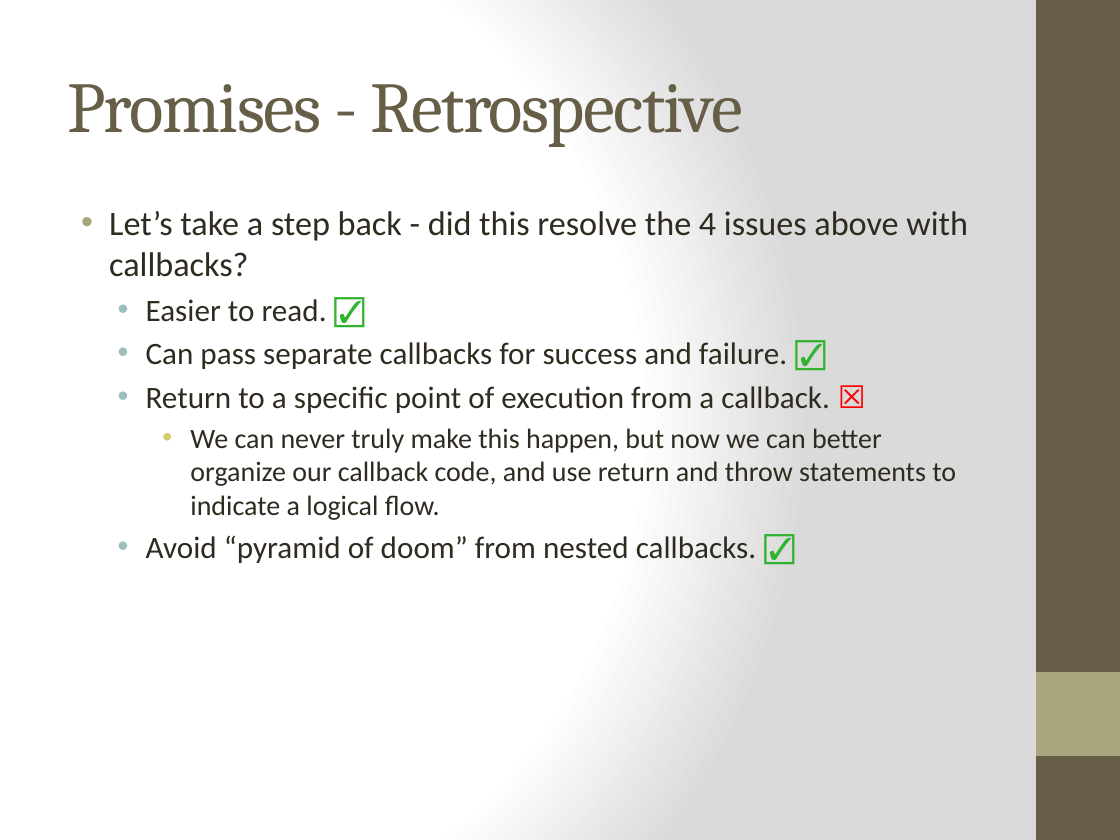
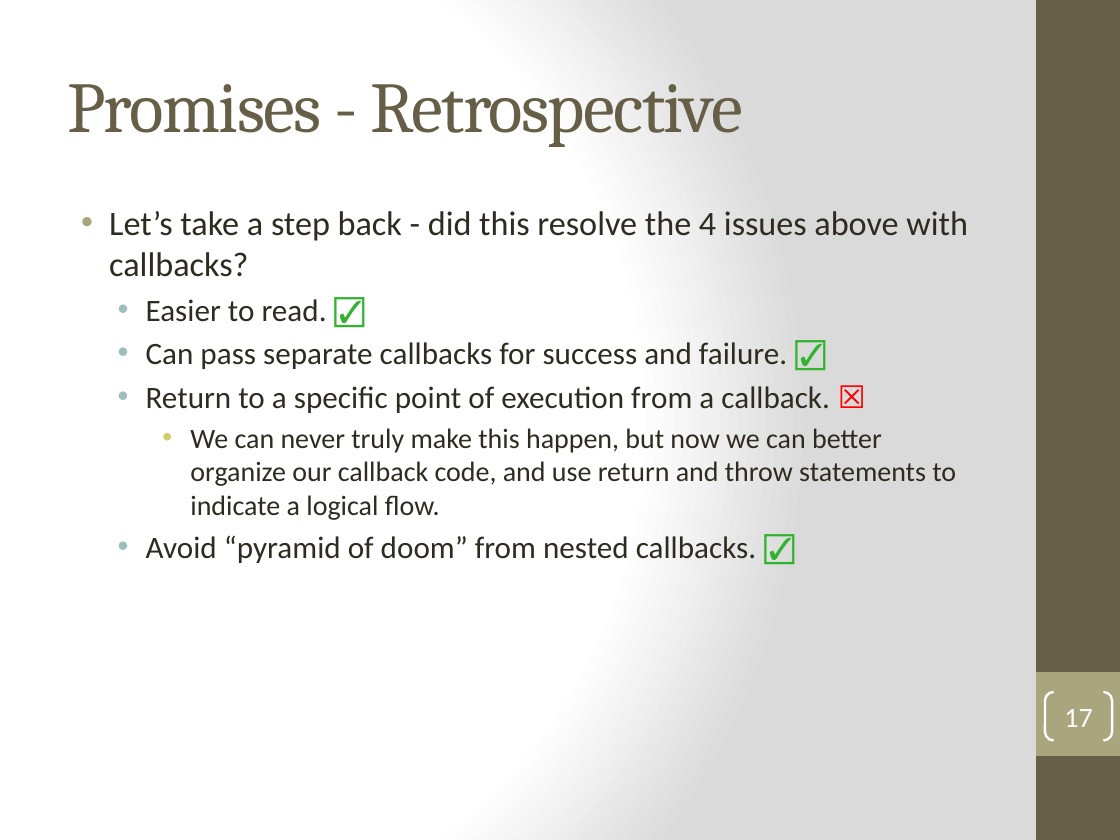
Before and after one commit to cheryly279/AsyncDiscussion, a slide deck: slide 17 of Async_Discussion_9_29_15.pptx. Drawn at 1120x840 pixels with LibreOffice and Linux fonts; fonts in the diff are those of the drawing. Boxes give left, top, right and bottom in pixels: in the first picture for what was removed or moved away, otherwise in the second. Text is boxed around its words. In the diff, an @@ line names an element or a change of style, - is before the commit and + after.

```diff
--- a/Async_Discussion_9_29_15.pptx
+++ b/Async_Discussion_9_29_15.pptx
@@ page number added at box(1045, 692, 1112, 740), outline #FFFFFF 1.5 pt, 18 pt, text #FFFFFF @@
+17
```
Also in this commit, not shown: 38 other slides changed.
